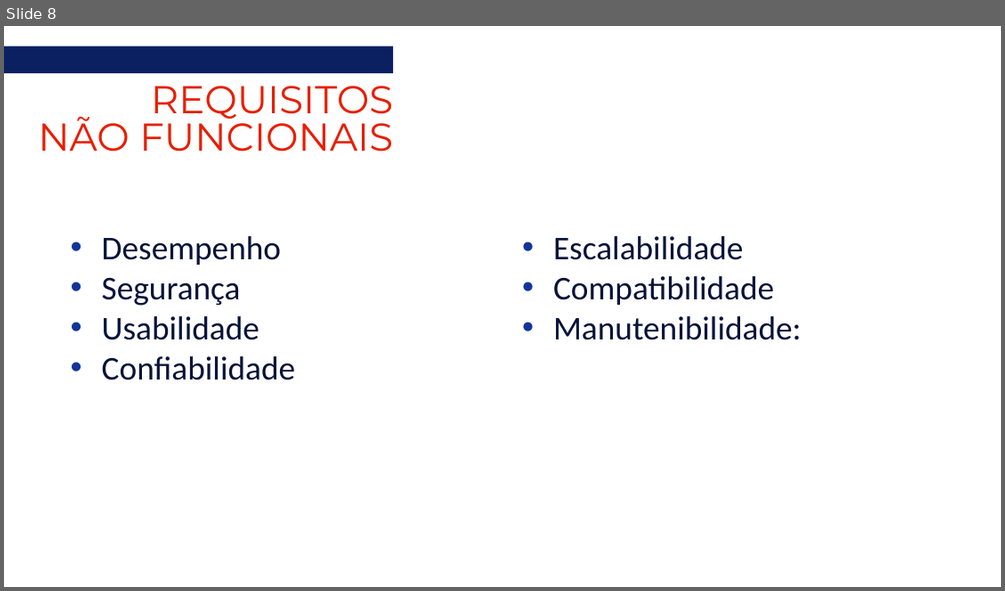
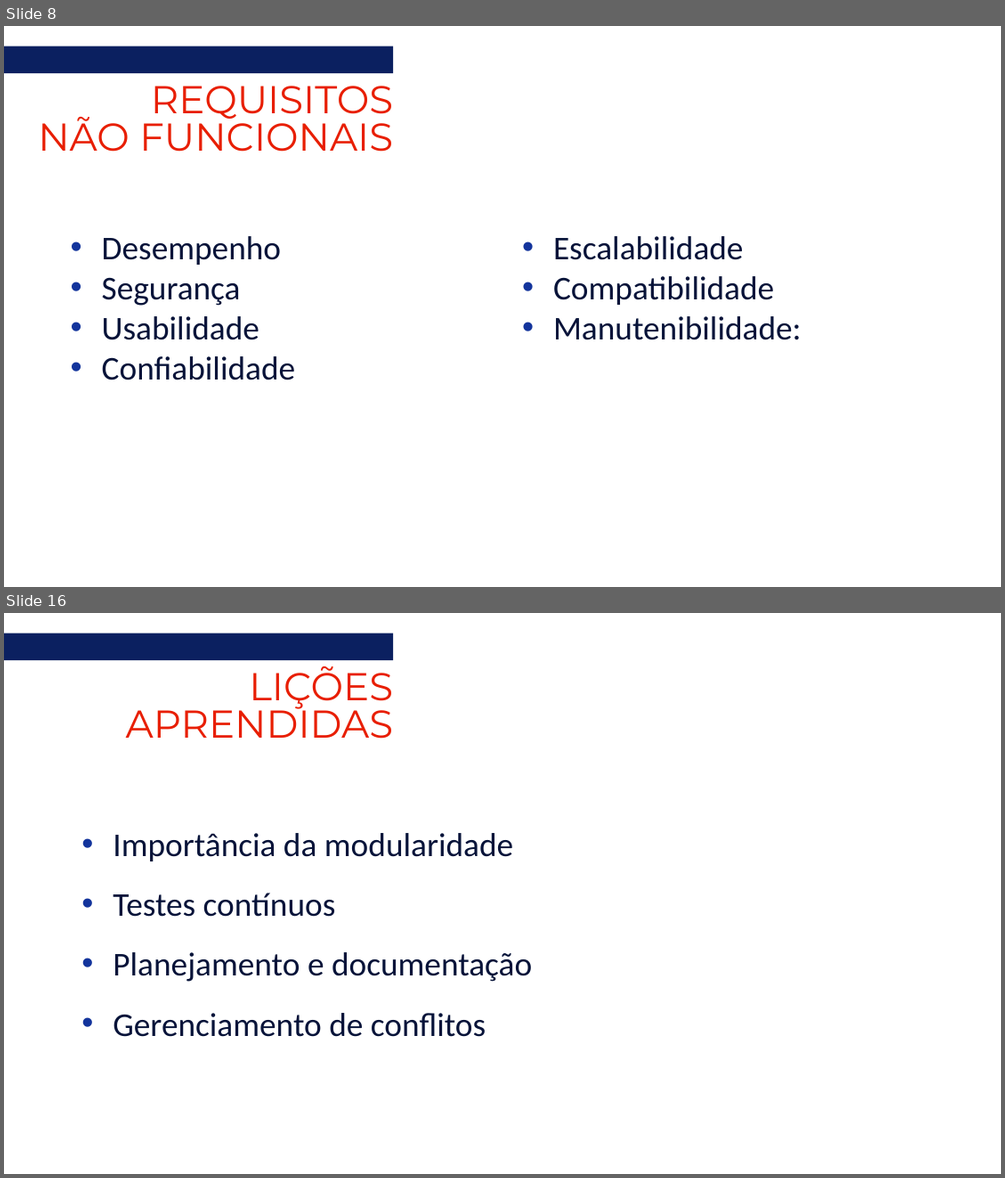
Before and after one commit to marcelo-belotto/projeto-ESI, a slide deck: docs/ReuniON.pptx. Shown one above the other, each under a label of ours: slide 8 before the commit, slides 8 and 16 after it; the slides between them are not shown. The pictures are 1005x591 and 1005x1178 pixels, drawn with LibreOffice and Linux fonts; fonts in the diff are those of the drawing. Boxes give left, top, right and bottom in pixels: in the first picture for what was removed or moved away, otherwise in the second. Text is boxed around its words. In the diff, an @@ line names an element or a change of style, - is before the commit and + after.

```diff
--- a/docs/ReuniON.pptx
+++ b/docs/ReuniON.pptx
@@ slide 16 added at <box>4,613,1001,1174</box>, background #FFFFFF @@
@@ rectangle added at <box>4,633,393,660</box>, fill #0B2060 @@
@@ text added at <box>126,666,394,738</box>, 28 pt, text #E81E01 @@
+LIÇÕES APRENDIDAS
@@ subtitle added at <box>113,833,532,1037</box>, 24 pt, text #071339 @@
+• Importância da modularidade
+• Testes contínuos
+• Planejamento e documentação
+• Gerenciamento de conflitos
```
Also in this commit, not shown: 1 slide changed, 7 other slides added, 2 slides removed.
